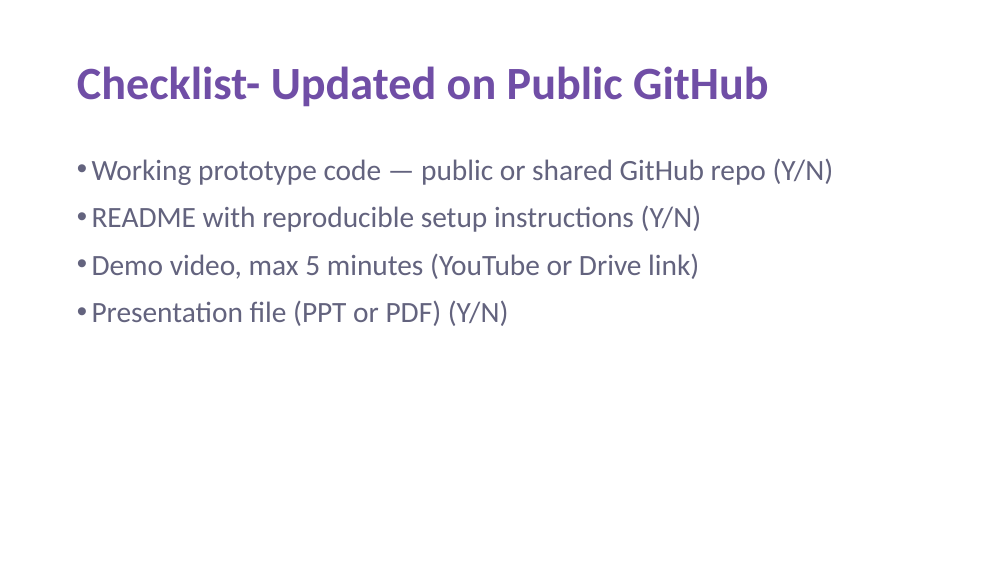
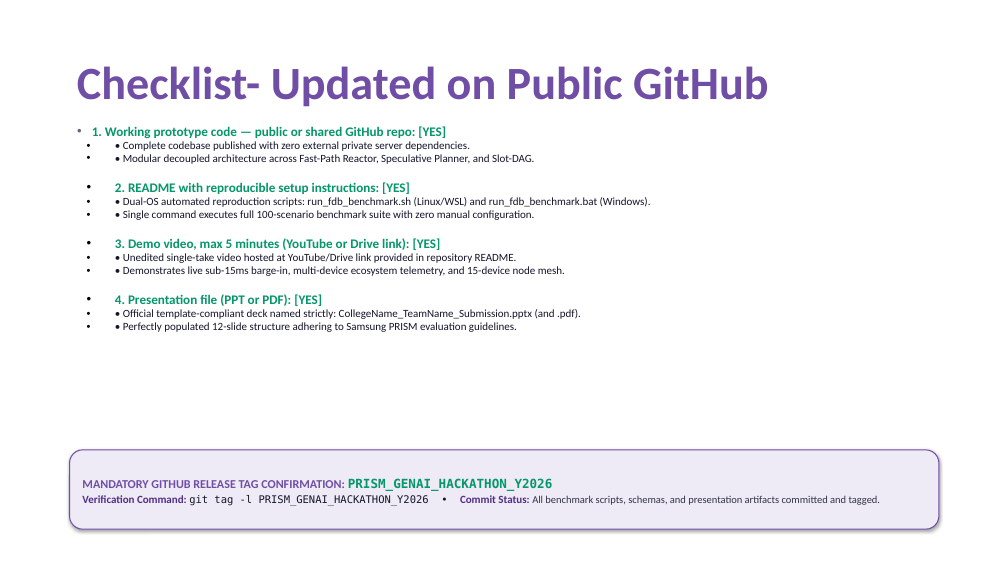
Before and after one commit to iPranjalDas/inferics-interruptible-ai-agents, a slide deck: slide 11 of CollegeName_TeamName_Submission.pptx. Drawn at 1008x567 pixels with LibreOffice and Linux fonts; fonts in the diff are those of the drawing. Boxes give left, top, right and bottom in pixels: in the first picture for what was removed or moved away, otherwise in the second. Text is boxed around its words. In the diff, an @@ line names an element or a change of style, - is before the commit and + after.

Commit message:
Final Verification: Sync all updated submission artifacts

```diff
--- a/CollegeName_TeamName_Submission.pptx
+++ b/CollegeName_TeamName_Submission.pptx
@@ text at box(92, 126, 651, 332): text changed; size 28 to 10.5 pt; text colour #63637E to #14142B @@
-• Working prototype code — public or shared GitHub repo (Y/N)
-• README with reproducible setup instructions (Y/N)
-• Demo video, max 5 minutes (YouTube or Drive link)
-• Presentation file (PPT or PDF) (Y/N)
+• 1. Working prototype code — public or shared GitHub repo: [YES]
+• • Complete codebase published with zero external private server dependencies.
+• • Modular decoupled architecture across Fast-Path Reactor, Speculative Planner, and Slot-DAG.
+• 2. README with reproducible setup instructions: [YES]
+• • Dual-OS automated reproduction scripts: run_fdb_benchmark.sh (Linux/WSL) and run_fdb_benchmark.bat (Windows).
+• • Single command executes full 100-scenario benchmark suite with zero manual configuration.
+• 3. Demo video, max 5 minutes (YouTube or Drive link): [YES]
+• • Unedited single-take video hosted at YouTube/Drive link provided in repository README.
+• • Demonstrates live sub-15ms barge-in, multi-device ecosystem telemetry, and 15-device node mesh.
+• 4. Presentation file (PPT or PDF): [YES]
+• • Official template-compliant deck named strictly: CollegeName_TeamName_Submission.pptx (and .pdf).
+• • Perfectly populated 12-slide structure adhering to Samsung PRISM evaluation guidelines.
@@ rounded rectangle added at box(70, 450, 939, 529), fill #EEEBF6, outline #704EA6 1 pt, 10 pt, text #333348 @@
+MANDATORY GITHUB RELEASE TAG CONFIRMATION: PRISM_GENAI_HACKATHON_Y2026
+Verification Command: git tag -l PRISM_GENAI_HACKATHON_Y2026 • Commit Status: All benchmark scripts, schemas, and presentation artifacts committed and tagged.
```
Also in this commit, not shown: 7 other slides changed, 4 slides added, 4 slides removed, 1 other file.
